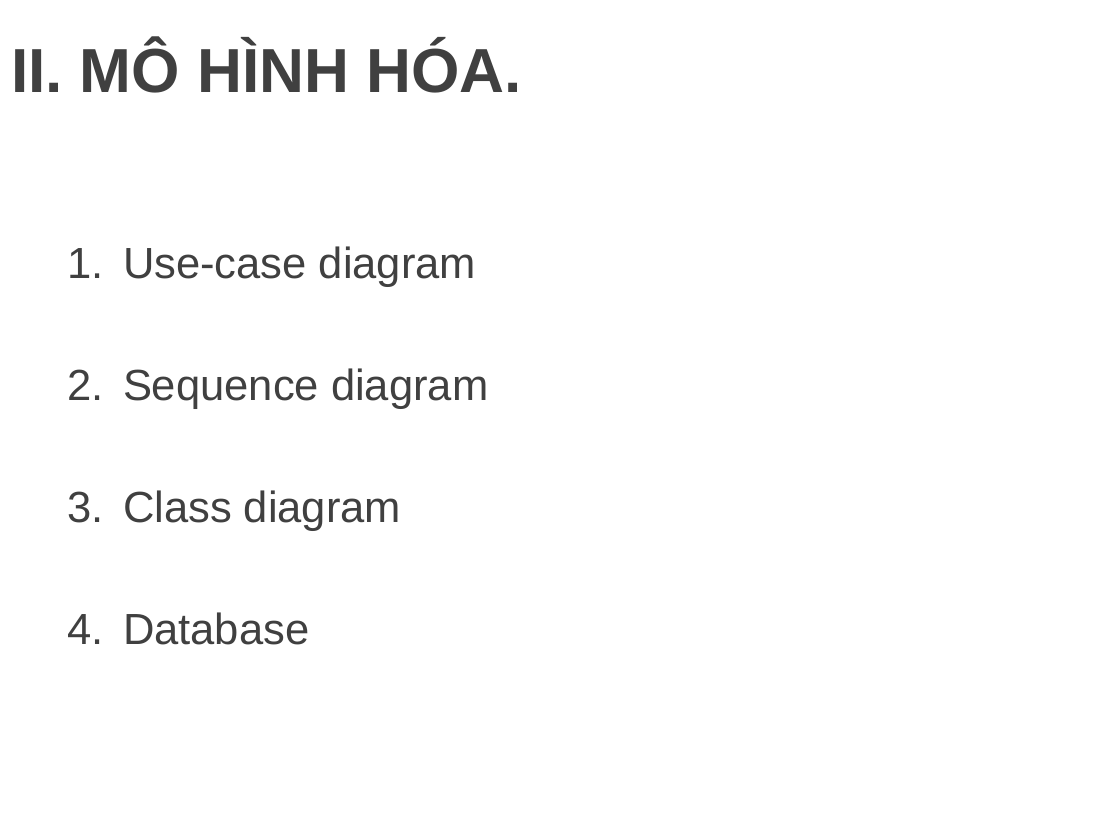
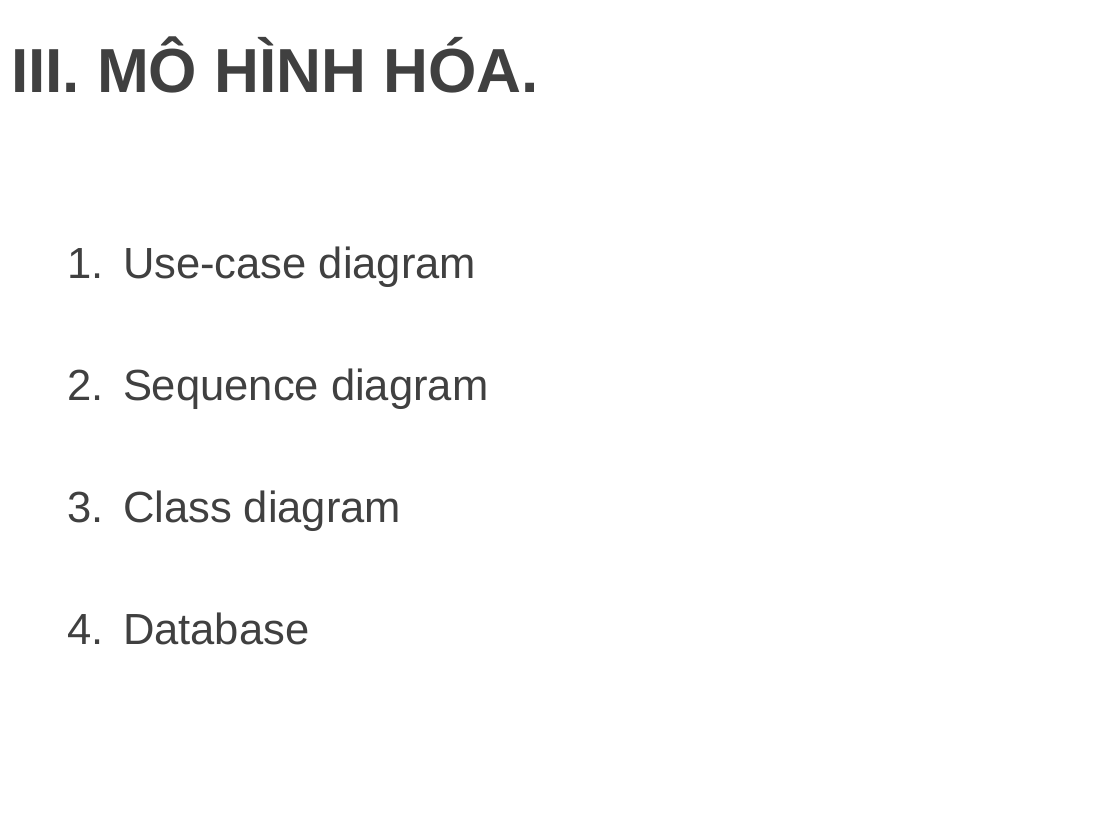
Before and after one commit to minhdat1602/2021_cnpm_group09, a slide deck: slide 14 of document_slide/slide.pptx (slide 7 before the commit). Drawn at 1120x840 pixels with LibreOffice and Linux fonts; fonts in the diff are those of the drawing; background and template pictures are left out. Boxes give left, top, right and bottom in pixels: in the first picture for what was removed or moved away, otherwise in the second. Text is boxed around its words. In the diff, an @@ line names an element or a change of style, - is before the commit and + after.

```diff
--- a/document_slide/slide.pptx
+++ b/document_slide/slide.pptx
@@ title at (11,42,539,93): text changed @@
-II. MÔ HÌNH HÓA.
+III. MÔ HÌNH HÓA.
```
Also in this commit, not shown: 6 other slides changed, 9 slides added, 1 other file.
